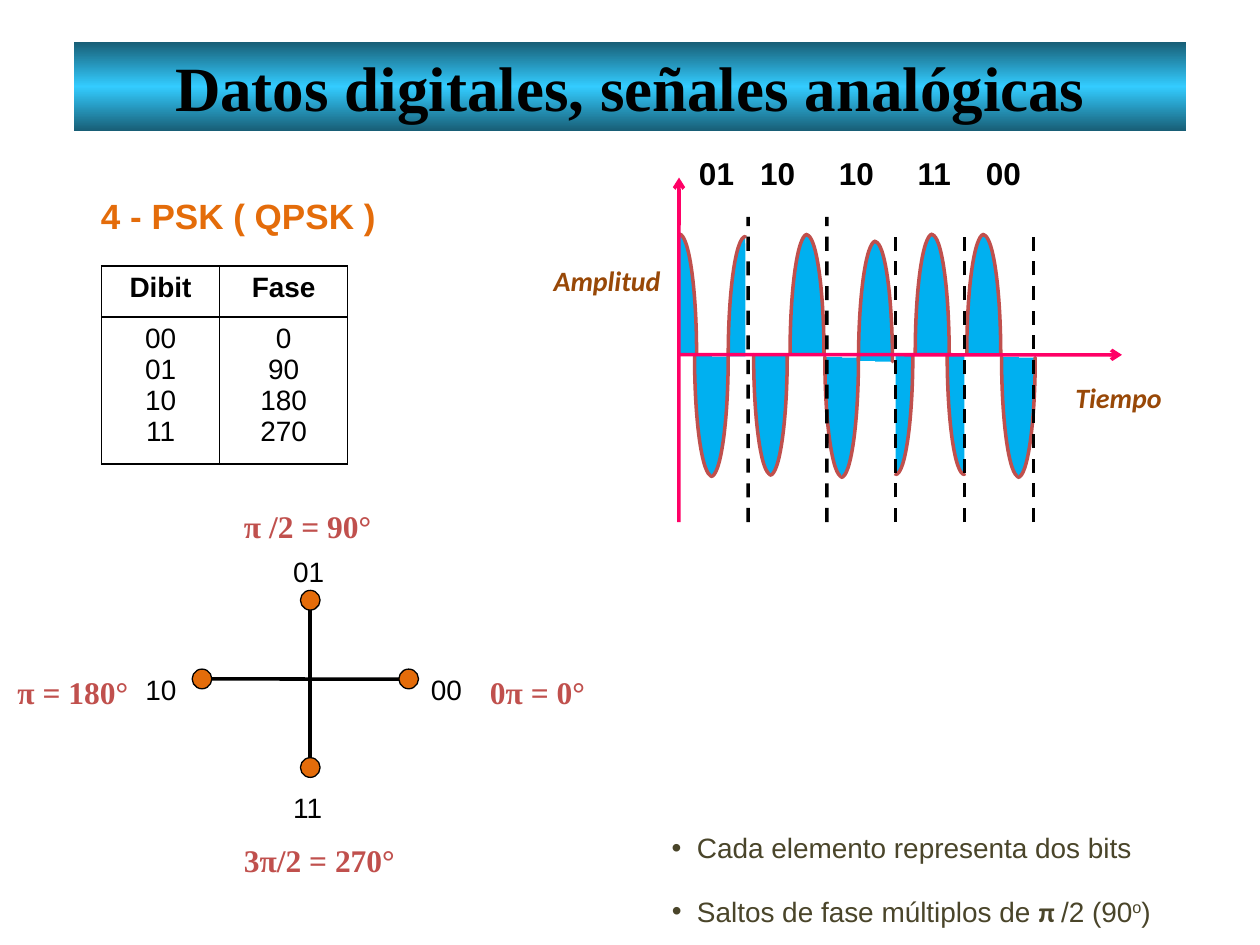
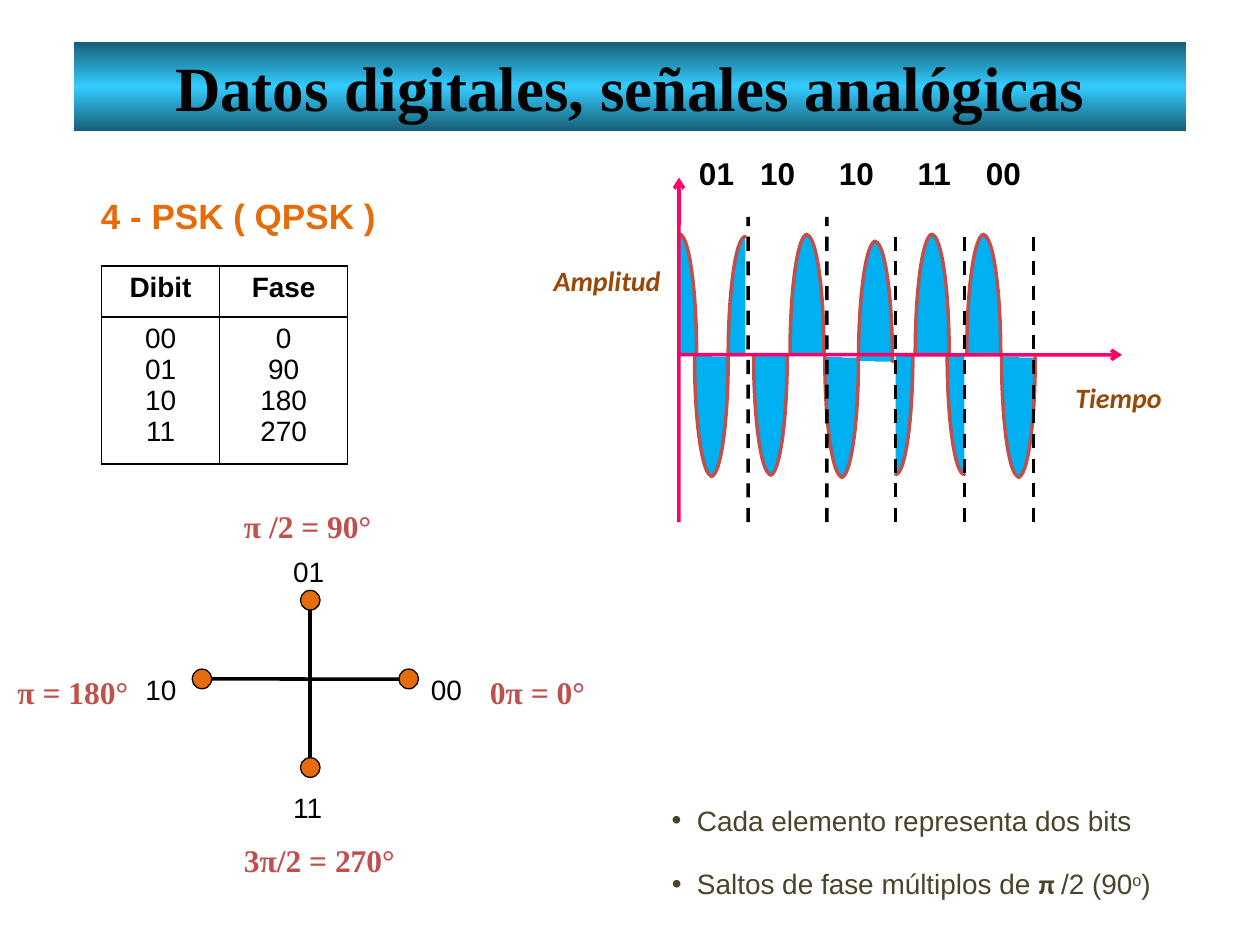
Before and after one commit to lizetheP/Redes1, a slide deck: slide 24 of CalendarioAgo20/Presentaciones/9_DigitalesAnalogicas.pptx. Drawn at 1260x945 pixels with LibreOffice and Linux fonts; fonts in the diff are those of the drawing. Boxes give left, top, right and bottom in pixels: in the first picture for what was removed or moved away, otherwise in the second. Text is boxed around its words. In the diff, an @@ line names an element or a change of style, - is before the commit and + after.

```diff
--- a/CalendarioAgo20/Presentaciones/9_DigitalesAnalogicas.pptx
+++ b/CalendarioAgo20/Presentaciones/9_DigitalesAnalogicas.pptx
@@ text "Cada elemento representa dos bits": place and size @@
-text "Cada elemento representa dos bits" at bbox=[697, 837, 1131, 863]
+text "Cada elemento representa dos bits" at bbox=[697, 810, 1131, 836]
@@ text "Saltos de fase múltiplos de ...": place and size @@
-text "Saltos de fase múltiplos de ..." at bbox=[697, 901, 1084, 927]
+text "Saltos de fase múltiplos de ..." at bbox=[697, 873, 1084, 899]
```
Also in this commit, not shown: 3 other slides changed, 2 other files.
